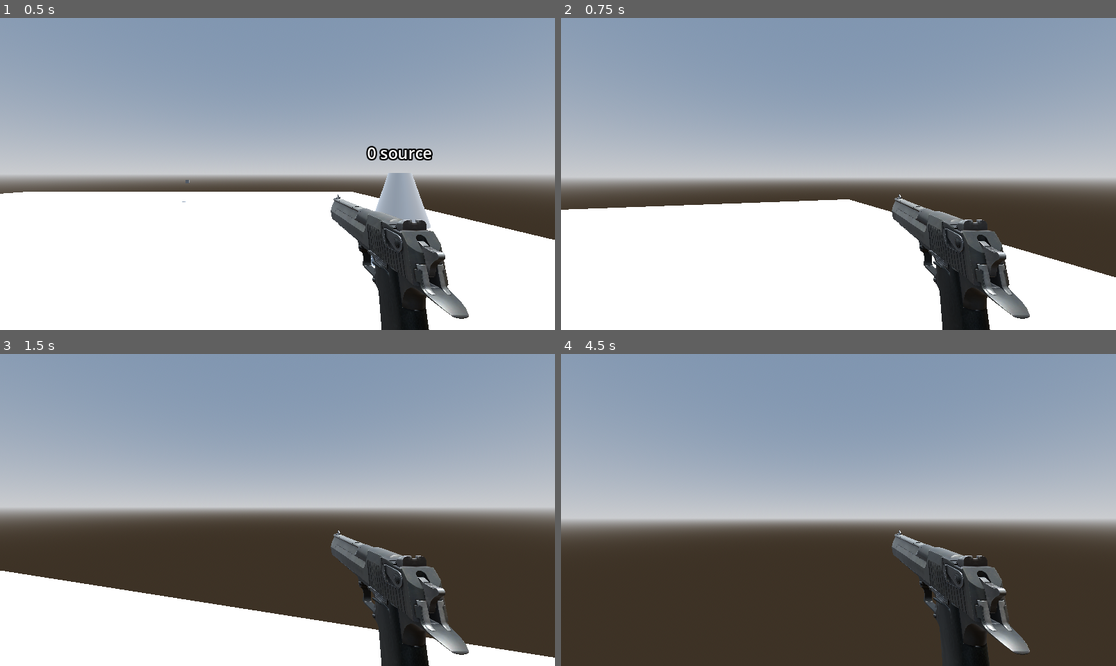
Above: before the commit, frames 1-4 (two rows, left to right).
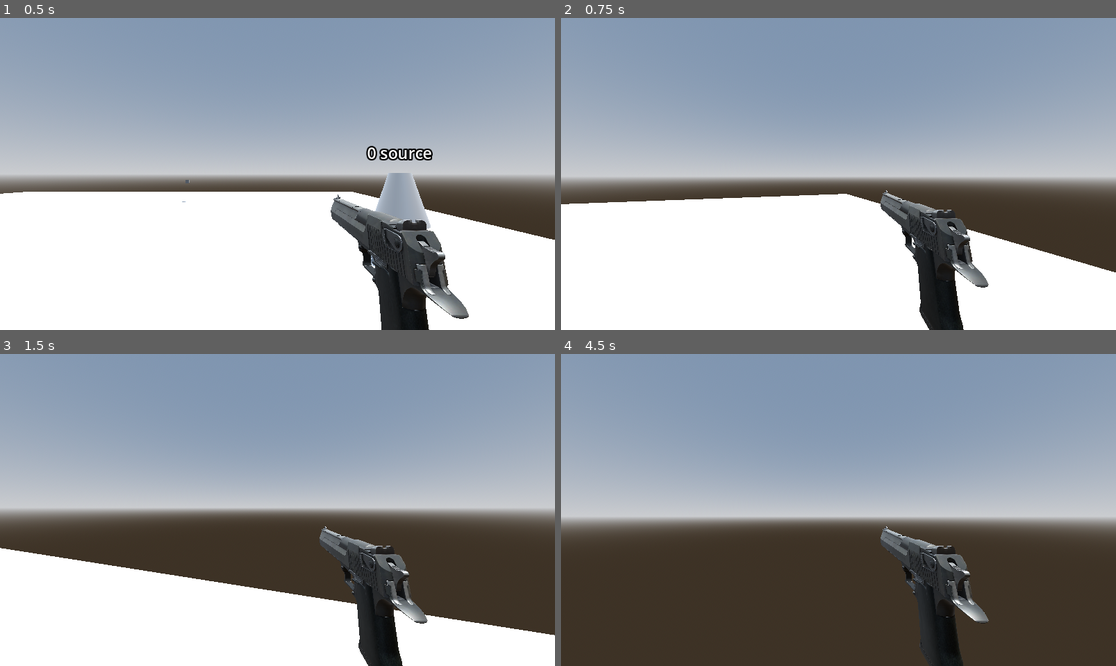
Above: after the commit, the same moments.

Repository: ayylol/viceroy-maxing
Game: Godot game, scene res://scenes/bimgus_scene.tscn
Same seed, same stepped clock (60 frames per second), same inputs: the game is played once before the commit and once after it.
Inputs (mouse positions are in pixels of both pictures, inside the frame that each line leads up to):
- Up to frame 1 (0.5 s): no input
- Up to frame 2 (0.75 s): tap Enter at 0.5 s; move the mouse to (866, 174) at 0.52 s; hold W (move_up) from 0.53 s (still down); tap Shift (dash) at 0.6 s
- Up to frame 3 (1.5 s): keep holding W (move_up); tap Space (jump) at 0.77 s; move the mouse to (249, 510) at 1.27 s; tap Shift (dash) at 1.35 s
- Up to frame 4 (4.5 s): keep holding W (move_up); tap Space (jump) at 1.52, 2, 3.02, 3.77, 4.25 s; move the mouse to (849, 503) at 2.02 s; press the mouse at (849, 503) at 2.03 s; tap Shift (dash) at 2.3, 3.05, 3.6, 4.35 s; move the mouse to (832, 516) at 2.77 s; release the mouse at (832, 516) at 2.78 s; tap Ctrl (slide) at 2.85 s; tap Enter at 3.5 s; move the mouse to (877, 513) at 3.52 s; move the mouse to (794, 506) at 4.27 s

Frame 1 is identical in both runs. In frame 2, 5.9% of the frame differs, in the area x 0-100%, y 51-100%; in frame 3, 10%, in the area x 0-100%, y 55-100%; in frame 4, 6.4%.

Commit message:
simple fov increase during dash

Diff:
--- a/objects/player.tscn
+++ b/objects/player.tscn
@@ -1,9 +1,47 @@
-[gd_scene load_steps=4 format=3 uid="uid://dqmh8wtvgqnhf"]
+[gd_scene load_steps=7 format=3 uid="uid://dqmh8wtvgqnhf"]
 
 [ext_resource type="Script" uid="uid://pbx1gsj5c4tq" path="res://objects/player_controller.gd" id="1_eqqp1"]
 [ext_resource type="PackedScene" uid="uid://by8khhrgn18yc" path="res://objects/gun.tscn" id="2_ykyjo"]
 
 [sub_resource type="CapsuleShape3D" id="CapsuleShape3D_5gfmb"]
+
+[sub_resource type="Animation" id="Animation_ykyjo"]
+resource_name = "dash"
+length = 0.3
+step = 0.01
+tracks/0/type = "value"
+tracks/0/imported = false
+tracks/0/enabled = true
+tracks/0/path = NodePath("Camera3D:fov")
+tracks/0/interp = 1
+tracks/0/loop_wrap = true
+tracks/0/keys = {
+"times": PackedFloat32Array(0, 0.1, 0.3),
+"transitions": PackedFloat32Array(1, 1, 1),
+"update": 0,
+"values": [75.0, 90.0, 75.0]
+}
+
+[sub_resource type="Animation" id="Animation_uxov2"]
+length = 0.001
+tracks/0/type = "value"
+tracks/0/imported = false
+tracks/0/enabled = true
+tracks/0/path = NodePath("Camera3D:fov")
+tracks/0/interp = 1
+tracks/0/loop_wrap = true
+tracks/0/keys = {
+"times": PackedFloat32Array(0),
+"transitions": PackedFloat32Array(1),
+"update": 0,
+"values": [75.0]
+}
+
+[sub_resource type="AnimationLibrary" id="AnimationLibrary_nmc1l"]
+_data = {
+&"RESET": SubResource("Animation_uxov2"),
+&"dash": SubResource("Animation_ykyjo")
+}
 
 [node name="Player" type="CharacterBody3D" groups=["player"]]
 script = ExtResource("1_eqqp1")
@@ -24,3 +62,8 @@
 
 [node name="CollisionShape3D" type="CollisionShape3D" parent="."]
 shape = SubResource("CapsuleShape3D_5gfmb")
+
+[node name="AnimationPlayer" type="AnimationPlayer" parent="."]
+libraries = {
+&"": SubResource("AnimationLibrary_nmc1l")
+}
--- a/objects/player_controller.gd
+++ b/objects/player_controller.gd
@@ -55,6 +55,7 @@
 @onready var dash_left : int = dash_count
 @onready var wall_bounce_left : int = wall_bounce_count
 
+@onready var animation_player: AnimationPlayer = $AnimationPlayer
 @onready var gun_animation_player: AnimationPlayer = $Camera3D/Gun/AnimationPlayer
 
 # jump variables
@@ -130,6 +131,7 @@
 			if dash_left >= dash_count:
 				dash_recharge_timer = dash_recharge
 			dash_left -= 1
+			animation_player.play("dash")
 
 		if is_on_floor():
 			wall_bounce_left = wall_bounce_count
Not shown: 1 places in scenes/bimgus_scene.tscn that only renumber resources
Not shown: 1 places in scenes/tung_scene.tscn that only renumber resources
